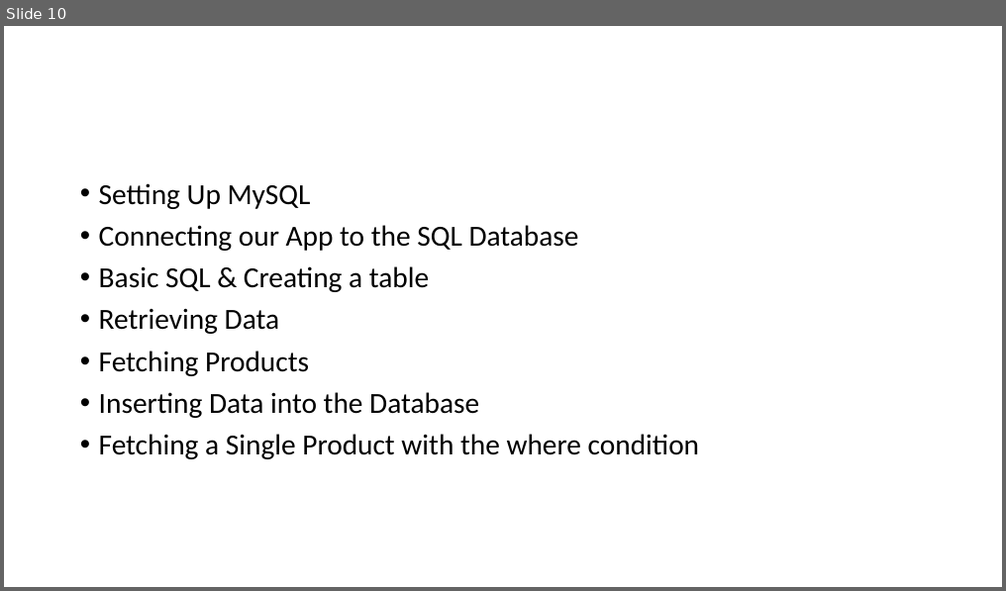
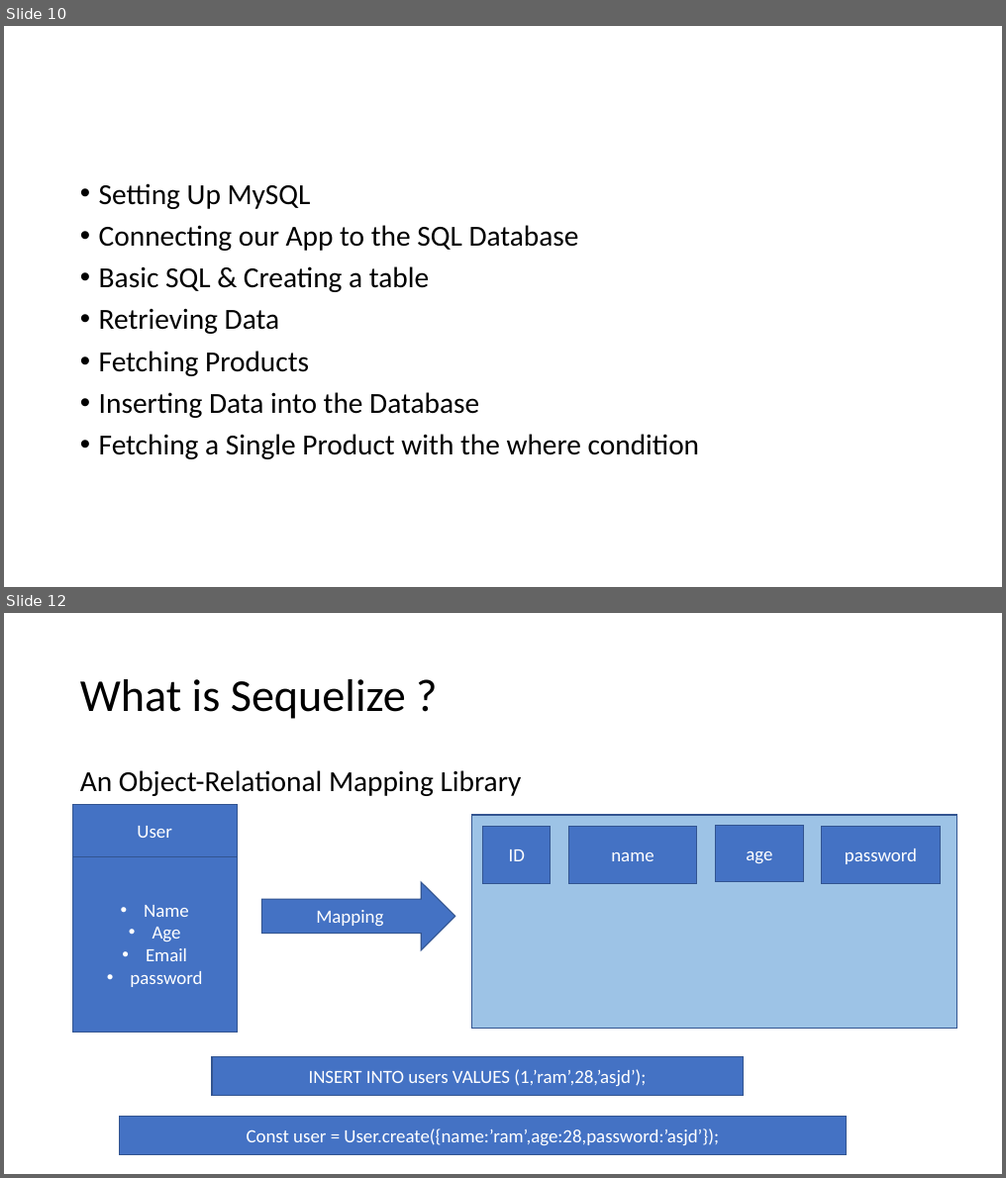
Before and after one commit to PiyushChaturvedii/Batch04, a slide deck: Database.pptx. Shown one above the other, each under a label of ours: slide 10 before the commit, slides 10 and 12 after it; the slides between them are not shown. The pictures are 1006x591 and 1006x1178 pixels, drawn with LibreOffice and Linux fonts; fonts in the diff are those of the drawing. Boxes give left, top, right and bottom in pixels: in the first picture for what was removed or moved away, otherwise in the second. Text is boxed around its words. In the diff, an @@ line names an element or a change of style, - is before the commit and + after.

```diff
--- a/Database.pptx
+++ b/Database.pptx
@@ slide 12 added at bbox=[4, 613, 1002, 1174], background #FFFFFF @@
@@ title added at bbox=[80, 679, 406, 719], 44 pt, text #000000 @@
+What is Sequelize ?
@@ text added at bbox=[80, 770, 522, 796], 28 pt, text #000000 @@
+An Object-Relational Mapping Library
@@ rectangle added at bbox=[73, 805, 237, 858], fill #4472C4, outline #325491 1 pt, 18 pt, text #FFFFFF @@
+User
@@ rectangle added at bbox=[472, 815, 957, 1029], fill #9DC3E6, outline #325491 1 pt @@
@@ rectangle added at bbox=[483, 827, 550, 884], fill #4472C4, outline #325491 1 pt, 18 pt, text #FFFFFF @@
+ID
@@ rectangle added at bbox=[568, 827, 696, 884], fill #4472C4, outline #325491 1 pt, 18 pt, text #FFFFFF @@
+name
@@ rectangle added at bbox=[715, 825, 804, 882], fill #4472C4, outline #325491 1 pt, 18 pt, text #FFFFFF @@
+age
@@ rectangle added at bbox=[822, 827, 940, 884], fill #4472C4, outline #325491 1 pt, 18 pt, text #FFFFFF @@
+password
@@ rectangle added at bbox=[73, 854, 237, 1032], fill #4472C4, outline #325491 1 pt, 18 pt, text #FFFFFF @@
+• Name
+• Age
+• Email
+• password
@@ right arrow added at bbox=[261, 882, 454, 951], fill #4472C4, outline #325491 1 pt, 18 pt, text #FFFFFF @@
+Mapping
@@ rectangle added at bbox=[212, 1058, 744, 1096], fill #4472C4, outline #325491 1 pt, 18 pt, text #FFFFFF @@
+INSERT INTO users VALUES (1,’ram’,28,’asjd’);
@@ rectangle added at bbox=[119, 1117, 846, 1156], fill #4472C4, outline #325491 1 pt, 18 pt, text #FFFFFF @@
+Const user = User.create({name:’ram’,age:28,password:’asjd’});
```
Also in this commit, not shown: 3 other slides added, 29 other files.
